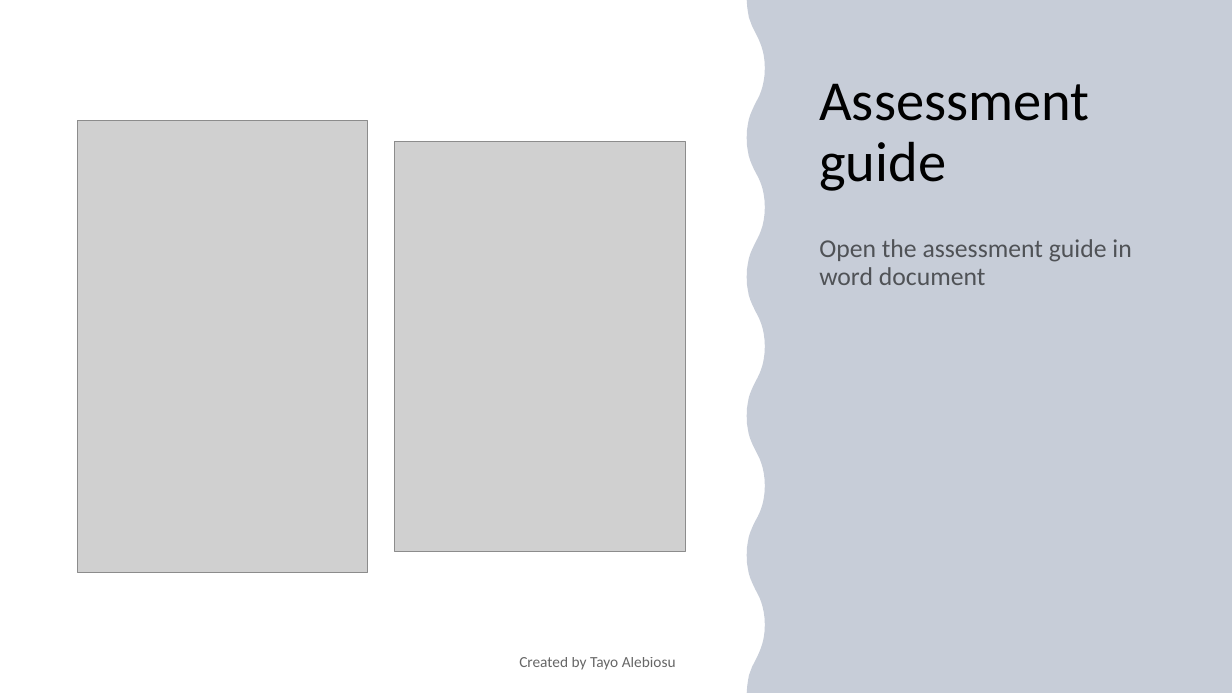
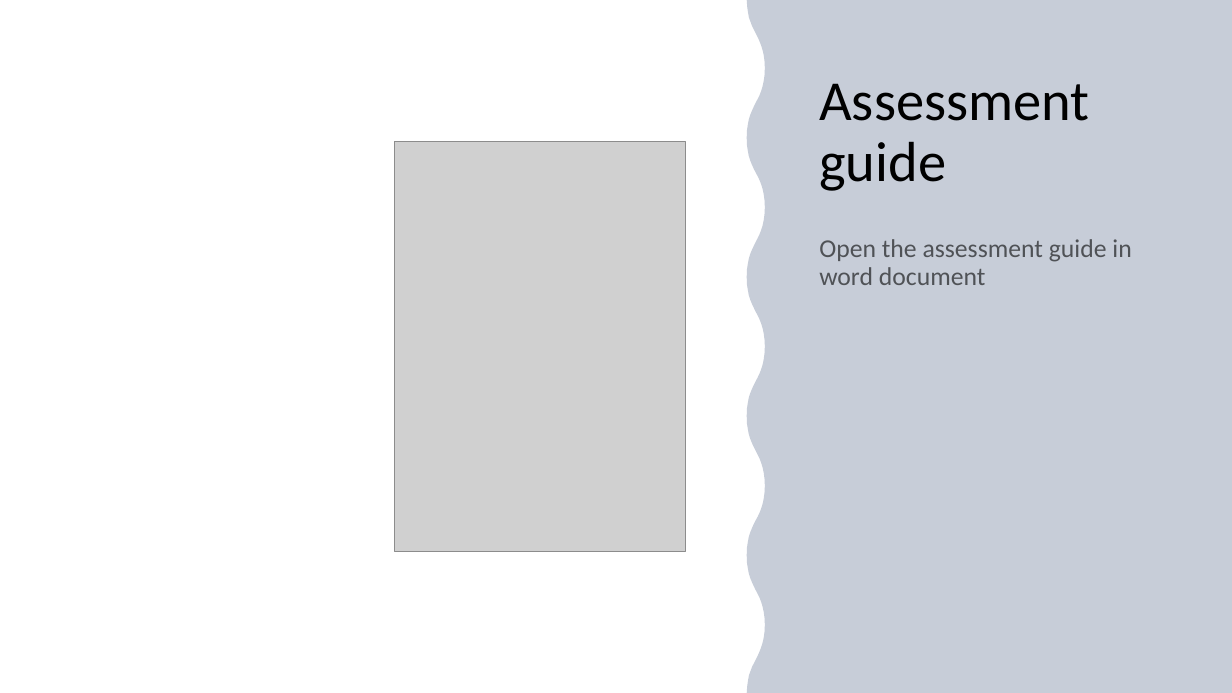
Before and after one commit to Chandy68/new-portal.lsclondon.co.uk-administrator, a slide deck: slide 5 of templates/ncd_fdhsc_ci/LSC-CSI-WEEK-2.pptx. Drawn at 1232x693 pixels with LibreOffice and Linux fonts; fonts in the diff are those of the drawing; grey boxes stand for pictures. Boxes give left, top, right and bottom in pixels: in the first picture for what was removed or moved away, otherwise in the second. Text is boxed around its words. In the diff, an @@ line names an element or a change of style, - is before the commit and + after.

```diff
--- a/templates/ncd_fdhsc_ci/LSC-CSI-WEEK-2.pptx
+++ b/templates/ncd_fdhsc_ci/LSC-CSI-WEEK-2.pptx
@@ picture removed at (78,120,368,573) @@
@@ text removed at (519,657,676,670) @@
-Created by Tayo Alebiosu
```
Also in this commit, not shown: 22 other slides changed, 2 slides removed, 2 other files.
